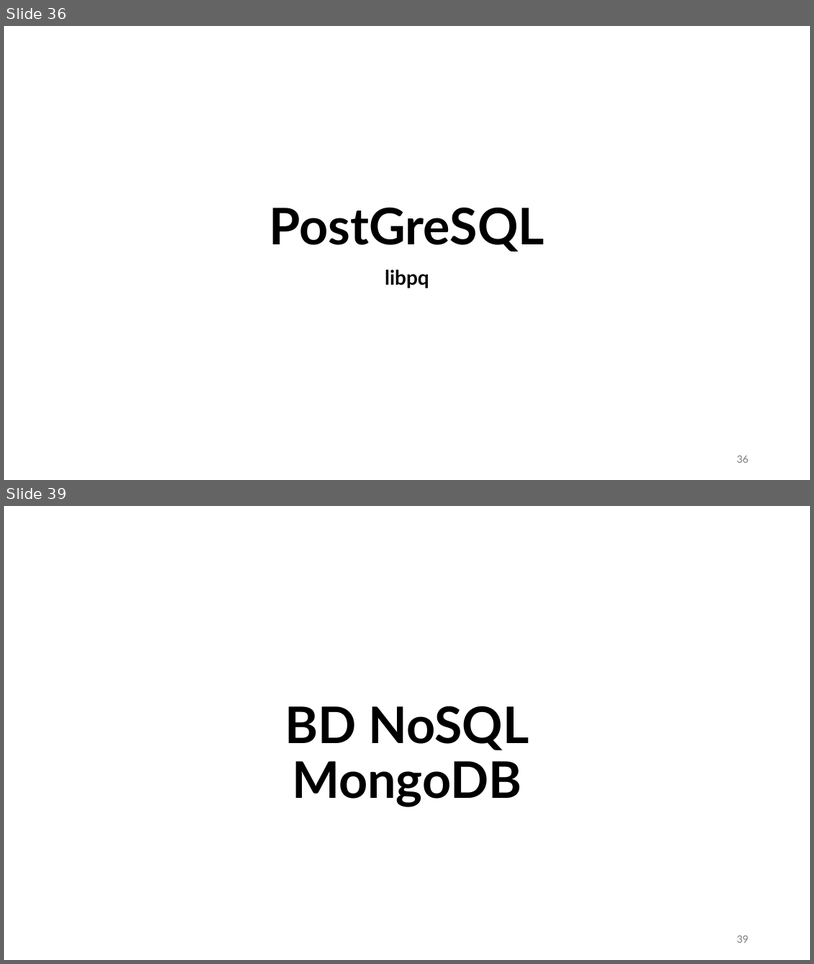
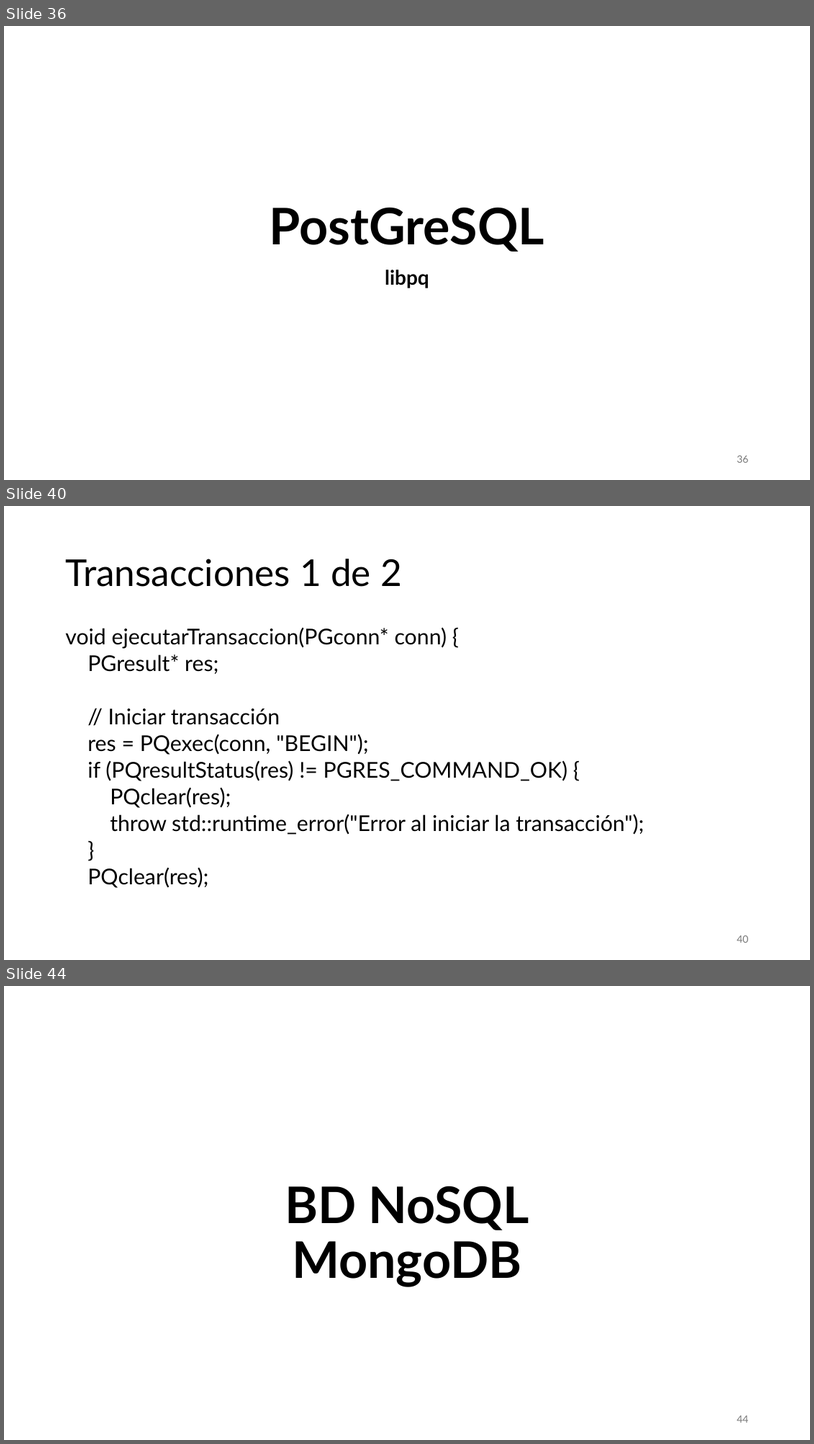
Before and after one commit to aldebarran22/CURSO_CPP_SERVICIOS_30H, a slide deck: doc/4_Gestion_estado_persistencia.pptx. Shown one above the other, each under a label of ours: slides 36 and 39 before the commit, slides 36, 40 and 44 after it; the slides between them are not shown. The pictures are 814x964 and 814x1444 pixels, drawn with LibreOffice and Linux fonts; fonts in the diff are those of the drawing. Boxes give left, top, right and bottom in pixels: in the first picture for what was removed or moved away, otherwise in the second. Text is boxed around its words. In the diff, an @@ line names an element or a change of style, - is before the commit and + after.

```diff
--- a/doc/4_Gestion_estado_persistencia.pptx
+++ b/doc/4_Gestion_estado_persistencia.pptx
@@ slide 40 added at (4,506,810,960), background #FFFFFF @@
@@ title added at (65,559,402,587), 44 pt, text #000000 @@
+Transacciones 1 de 2
@@ text added at (65,627,644,888), 25.9 pt, text #000000 @@
+void ejecutarTransaccion(PGconn* conn) {
+PGresult* res;
+// Iniciar transacción
+res = PQexec(conn, "BEGIN");
+if (PQresultStatus(res) != PGRES_COMMAND_OK) {
+PQclear(res);
+throw std::runtime_error("Error al iniciar la transacción");
+}
+PQclear(res);
@@ page number added at (737,935,748,942), 12 pt, text #797979 @@
+40
@@ what was slide 39 is now slide 44 @@
@@ page number at (737,1415,748,1422): text changed @@
-39
+44
```
Also in this commit, not shown: 1 slide changed, 5 other slides added, 1 slide removed, 1 other file.
